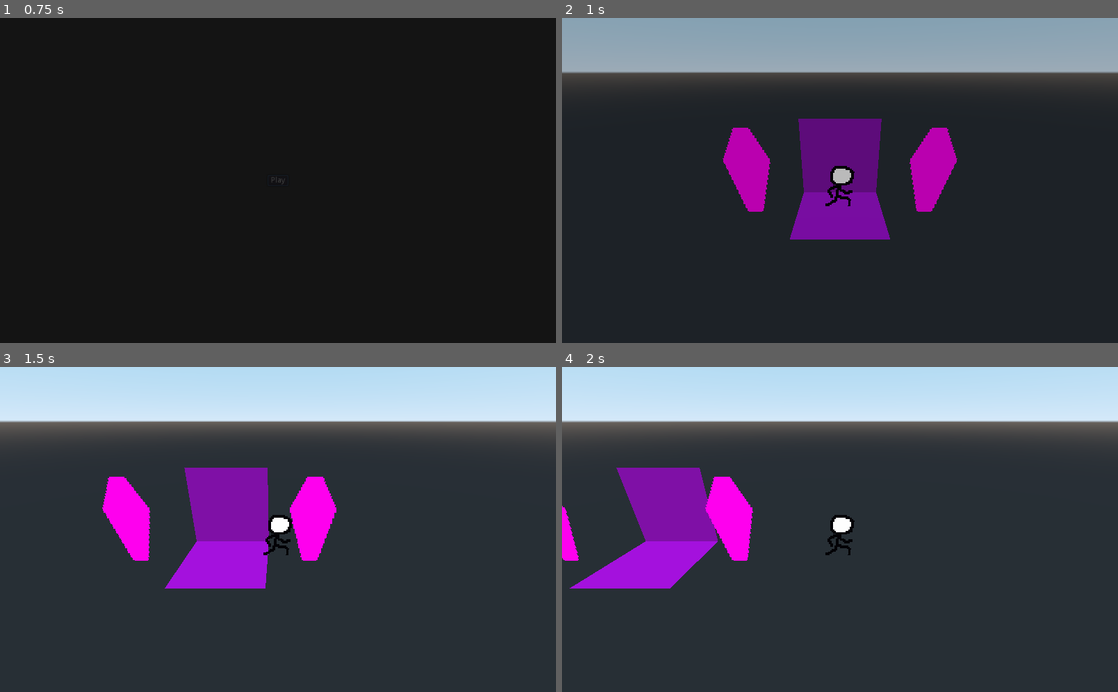
Above: before the commit, frames 1-4 (two rows, left to right).
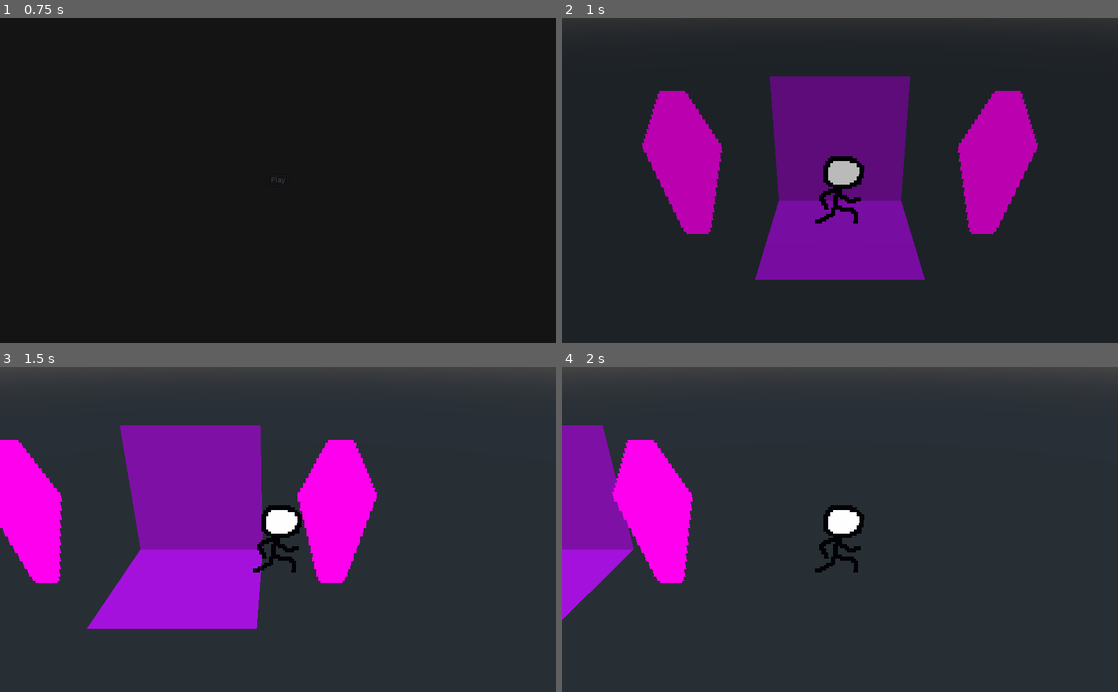
Above: after the commit, the same moments.

Repository: Tusentio/GlobalGameJam2022
Game: Godot game, scene res://Scenes/Menu/Menu.tscn
Same seed, same stepped clock (60 frames per second), same inputs: the game is played once before the commit and once after it.
Inputs:
- Up to frame 1 (0.75 s): click "Play" at 0.5 s
- Up to frame 2 (1 s): no input
- Up to frame 3 (1.5 s): hold D (walk_right) from 1.28 s (still down)
- Up to frame 4 (2 s): keep holding D (walk_right)

Frame 1 is identical in both runs. In frame 2, 42% of the frame differs, in the area x 0-100%, y 0-81%; in frame 3, 40%; in frame 4, 34%.

Commit message:
Change camera FOV

Diff:
--- a/Scenes/Player/Player.tscn
+++ b/Scenes/Player/Player.tscn
@@ -53,6 +53,7 @@
 [node name="Camera" type="Camera" parent="."]
 transform = Transform( 1, 0, 0, 0, 0.906308, 0.422618, 0, -0.422618, 0.906308, 0, 0.75, 1.5 )
 current = true
+fov = 45.0
 
 [node name="Animator" type="AnimationPlayer" parent="."]
 anims/flip_left = SubResource( 2 )
